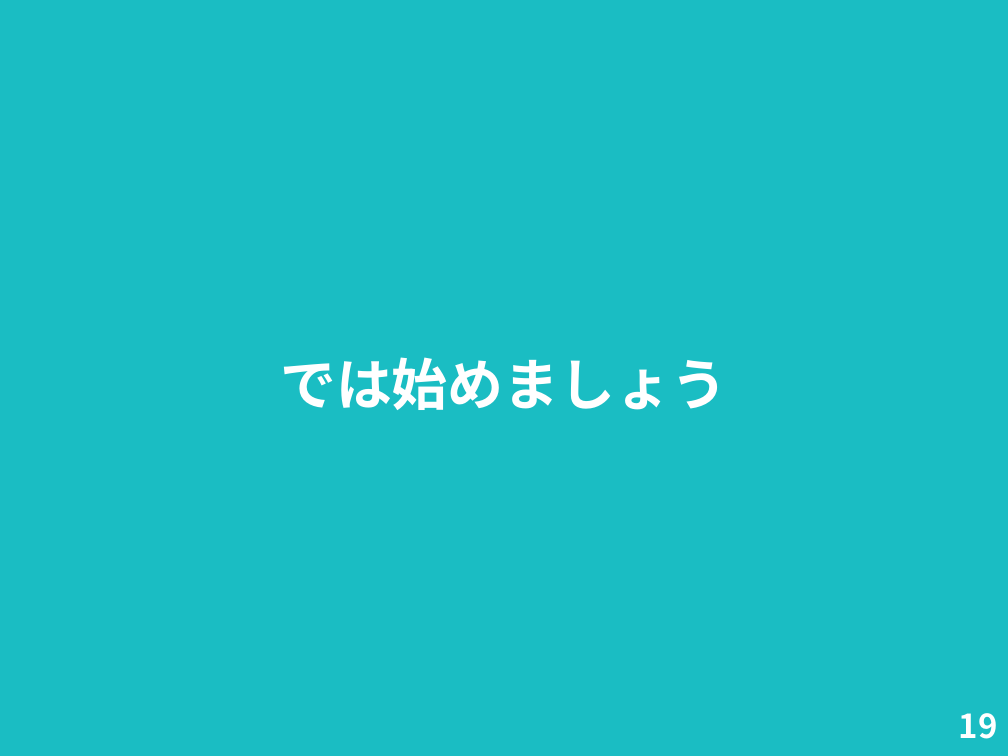
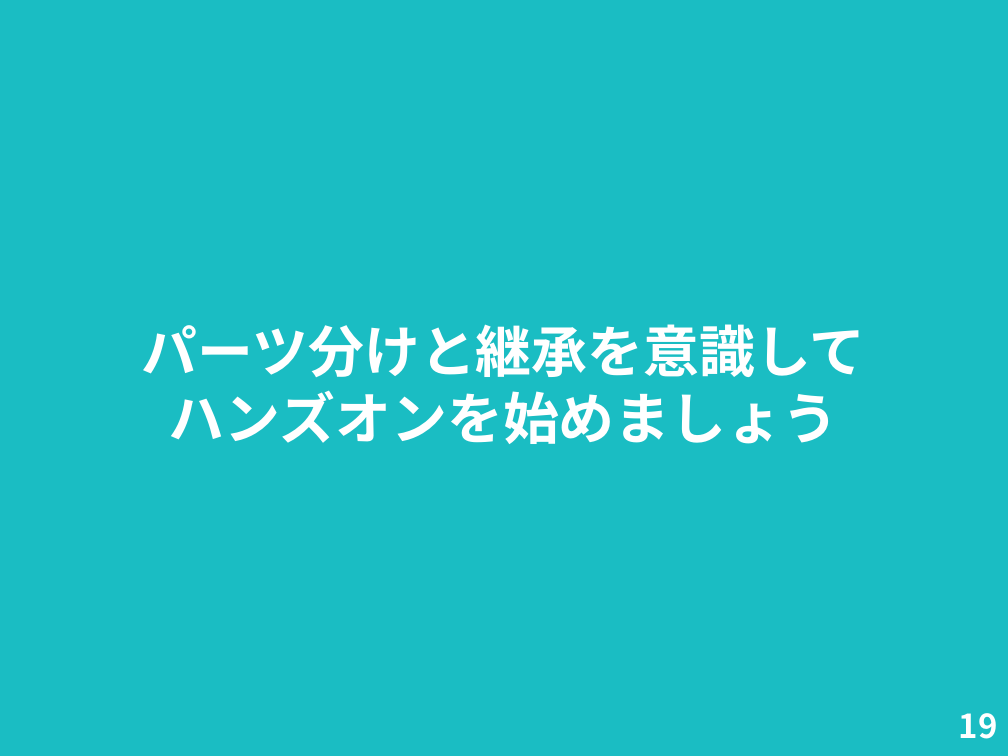
Before and after one commit to nogajun/libreofficekaigi2018-handson, a slide deck: slide 19 of docs/20180512-writer_handson_slide.odp. Drawn at 1008x756 pixels with LibreOffice and Linux fonts; fonts in the diff are those of the drawing. Boxes give left, top, right and bottom in pixels: in the first picture for what was removed or moved away, otherwise in the second. Text is boxed around its words. In the diff, an @@ line names an element or a change of style, - is before the commit and + after.

```diff
--- a/docs/20180512-writer_handson_slide.odp
+++ b/docs/20180512-writer_handson_slide.odp
@@ title at bbox=[142, 324, 866, 444]: text changed @@
-では始めましょう
+パーツ分けと継承を意識して
+ハンズオンを始めましょう
```
Also in this commit, not shown: 11 other slides changed, 2 other files.
